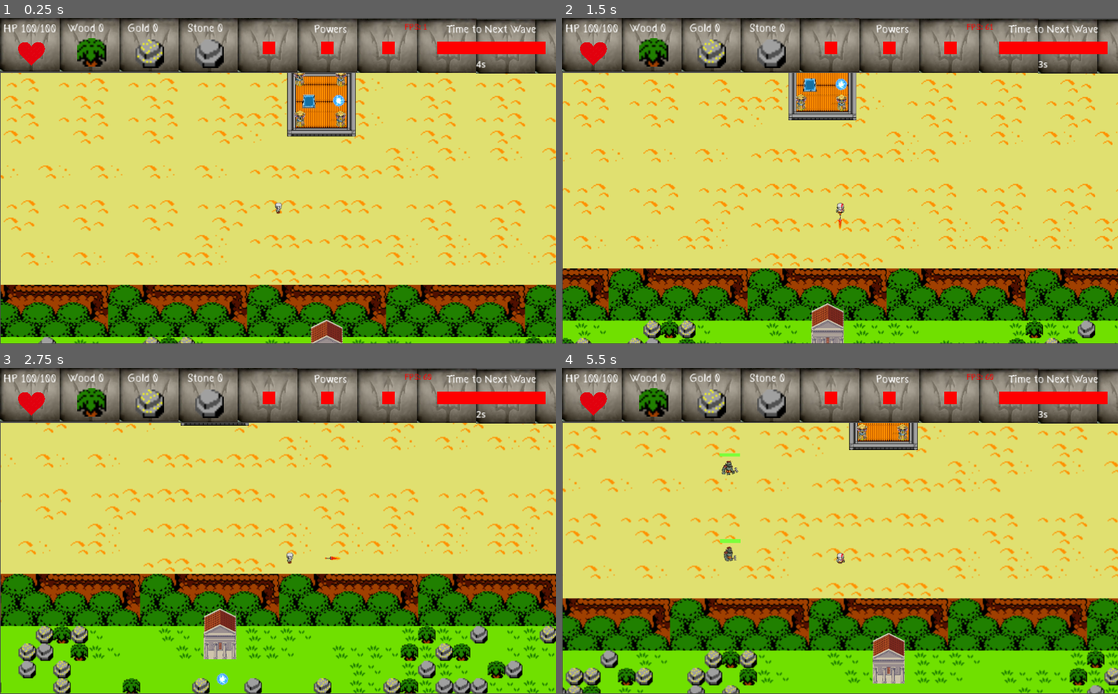
Above: before the commit, frames 1-4 (two rows, left to right).
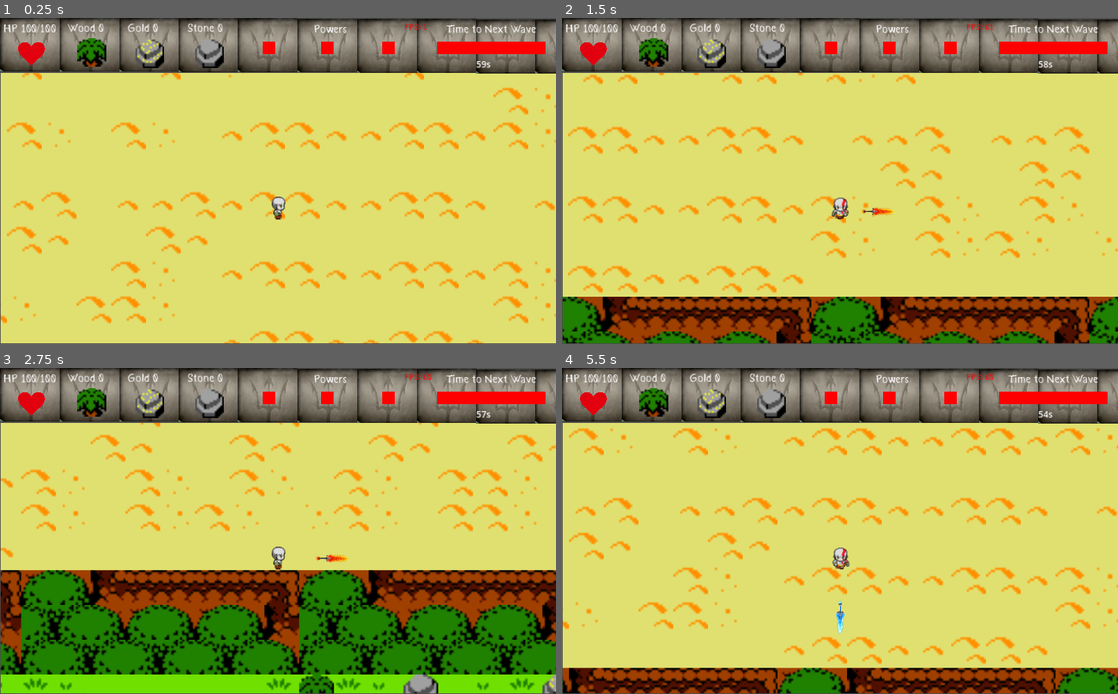
Above: after the commit, the same moments.

Repository: Christian2019/ProjetoAtenas
Game: Godot game, scene res://Scenes/MainScenes/Game_ViewPort.tscn
Two runs of this game, one before a commit and one after it. Both use one fixed random seed, a clock stepped at 60 frames per second and the inputs below. Sound files missing from this copy of the repository are replaced by a short silence.
Inputs:
- Up to frame 1 (0.25 s): no input
- Up to frame 2 (1.5 s): hold Right (Move_Right) 0.53-1.28 s; hold Q (Attack1) 0.53-1.28 s; hold Down (Move_Down) from 1.28 s (still down); tap Q (Attack1) at 1.35 s
- Up to frame 3 (2.75 s): release Down (Move_Down) at 2.03 s; hold Right (Move_Right) from 2.03 s (still down); hold Q (Attack1) from 2.03 s (still down); tap W (Attack2) at 2.1 s
- Up to frame 4 (5.5 s): release Right (Move_Right) at 2.78 s; release Q (Attack1) at 2.78 s; hold Up (Move_Up) 2.78-3.53 s; tap 1 (ChangeAttack1) at 2.85 s; tap Q (Attack1) at 3.05, 4.55 s; hold Q (Attack1) 3.53-4.28 s; hold Left (Move_Left) 3.53-5.03 s; tap R (Dash) at 3.6 s; tap E (Turret) at 4.35 s; hold Down (Move_Down) from 5.03 s (still down); hold Q (Attack1) from 5.03 s (still down); tap T (Ultimate) at 5.1 s

The runs differ from the first frame. In frame 1, 28% of the frame differs, in the area x 0-100%, y 13-100%; in frame 2, 31%; in frame 3, 36%; in frame 4, 37%.

Commit message:
atque 1 acompanha o player, collison algoritmo do contra adaptado

Diff:
--- a/Scenes/Game/Game.tscn
+++ b/Scenes/Game/Game.tscn
@@ -18,6 +18,21 @@
 
 [sub_resource type="RectangleShape2D" id="RectangleShape2D_t4cda"]
 size = Vector2(254, 254)
+
+[sub_resource type="RectangleShape2D" id="RectangleShape2D_mcbql"]
+size = Vector2(2565, 196)
+
+[sub_resource type="RectangleShape2D" id="RectangleShape2D_0ndam"]
+size = Vector2(2437, 4732)
+
+[sub_resource type="RectangleShape2D" id="RectangleShape2D_ac2oe"]
+size = Vector2(3152, 2751)
+
+[sub_resource type="RectangleShape2D" id="RectangleShape2D_1cg8r"]
+size = Vector2(8122, 1516.25)
+
+[sub_resource type="RectangleShape2D" id="RectangleShape2D_7pbkn"]
+size = Vector2(5764.5, 1939.25)
 
 [node name="Game" type="Node2D"]
 script = ExtResource("1_ff1wb")
@@ -61,7 +76,7 @@
 position = Vector2(1330, 992)
 
 [node name="Portal2" parent="Center/Portals" instance=ExtResource("8_rpnsu")]
-position = Vector2(1289, 2058)
+position = Vector2(1156, 1901)
 
 [node name="Pool" parent="Center" instance=ExtResource("9_iifxh")]
 position = Vector2(1252, 604)
@@ -96,4 +111,26 @@
 [node name="Projectiles" type="Node2D" parent="."]
 
 [node name="Temple" parent="." instance=ExtResource("10_v6y37")]
-position = Vector2(1317, 1501)
+position = Vector2(1317, 1637)
+
+[node name="BockedAreas" type="Area2D" parent="."]
+
+[node name="CenterOfTheMap" type="CollisionShape2D" parent="BockedAreas"]
+position = Vector2(1277.5, 1377)
+shape = SubResource("RectangleShape2D_mcbql")
+
+[node name="LeftEdge" type="CollisionShape2D" parent="BockedAreas"]
+position = Vector2(-1222.5, 2361)
+shape = SubResource("RectangleShape2D_0ndam")
+
+[node name="RightEdge" type="CollisionShape2D" parent="BockedAreas"]
+position = Vector2(4137, 1371)
+shape = SubResource("RectangleShape2D_ac2oe")
+
+[node name="UpEdge" type="CollisionShape2D" parent="BockedAreas"]
+position = Vector2(1644, -757.875)
+shape = SubResource("RectangleShape2D_1cg8r")
+
+[node name="DownEdge" type="CollisionShape2D" parent="BockedAreas"]
+position = Vector2(2827.75, 3726.38)
+shape = SubResource("RectangleShape2D_7pbkn")
--- a/Scenes/Game/player.tscn
+++ b/Scenes/Game/player.tscn
@@ -1,8 +1,9 @@
-[gd_scene load_steps=25 format=3 uid="uid://cq8fbkkwauxoo"]
+[gd_scene load_steps=34 format=3 uid="uid://cq8fbkkwauxoo"]
 
 [ext_resource type="Script" path="res://Scripts/player.gd" id="1_0mv22"]
 [ext_resource type="Texture2D" uid="uid://dgo7fp55j5bmt" path="res://Assets/Images/Player/kratos_by_wrriter_d2wrdvq-fullview.png" id="2_87jvl"]
 [ext_resource type="Texture2D" uid="uid://be0jxocrlx0v4" path="res://Assets/Images/Player/cutAnimation.png" id="3_m0ngc"]
+[ext_resource type="Texture2D" uid="uid://dq86388qxvwk" path="res://Assets/Images/Player/axe_spin_spritesheet.png" id="4_n0xky"]
 
 [sub_resource type="AtlasTexture" id="AtlasTexture_dbqgp"]
 atlas = ExtResource("2_87jvl")
@@ -147,6 +148,38 @@
 atlas = ExtResource("3_m0ngc")
 region = Rect2(1045, 0, 209, 259)
 
+[sub_resource type="AtlasTexture" id="AtlasTexture_lgflb"]
+atlas = ExtResource("4_n0xky")
+region = Rect2(0, 0, 148, 148)
+
+[sub_resource type="AtlasTexture" id="AtlasTexture_bohqw"]
+atlas = ExtResource("4_n0xky")
+region = Rect2(148, 0, 148, 148)
+
+[sub_resource type="AtlasTexture" id="AtlasTexture_2p72t"]
+atlas = ExtResource("4_n0xky")
+region = Rect2(296, 0, 148, 148)
+
+[sub_resource type="AtlasTexture" id="AtlasTexture_o1pda"]
+atlas = ExtResource("4_n0xky")
+region = Rect2(444, 0, 148, 148)
+
+[sub_resource type="AtlasTexture" id="AtlasTexture_nel51"]
+atlas = ExtResource("4_n0xky")
+region = Rect2(592, 0, 148, 148)
+
+[sub_resource type="AtlasTexture" id="AtlasTexture_lxnrf"]
+atlas = ExtResource("4_n0xky")
+region = Rect2(740, 0, 148, 148)
+
+[sub_resource type="AtlasTexture" id="AtlasTexture_6n8n8"]
+atlas = ExtResource("4_n0xky")
+region = Rect2(888, 0, 148, 148)
+
+[sub_resource type="AtlasTexture" id="AtlasTexture_5eptj"]
+atlas = ExtResource("4_n0xky")
+region = Rect2(1036, 0, 148, 148)
+
 [sub_resource type="SpriteFrames" id="SpriteFrames_pwiwe"]
 animations = [{
 "frames": [{
@@ -177,6 +210,38 @@
 "loop": true,
 "name": &"Atack",
 "speed": 30.0
+}, {
+"frames": [{
+"duration": 1.0,
+"texture": null
+}, {
+"duration": 1.0,
+"texture": SubResource("AtlasTexture_lgflb")
+}, {
+"duration": 1.0,
+"texture": SubResource("AtlasTexture_bohqw")
+}, {
+"duration": 1.0,
+"texture": SubResource("AtlasTexture_2p72t")
+}, {
+"duration": 1.0,
+"texture": SubResource("AtlasTexture_o1pda")
+}, {
+"duration": 1.0,
+"texture": SubResource("AtlasTexture_nel51")
+}, {
+"duration": 1.0,
+"texture": SubResource("AtlasTexture_lxnrf")
+}, {
+"duration": 1.0,
+"texture": SubResource("AtlasTexture_6n8n8")
+}, {
+"duration": 1.0,
+"texture": SubResource("AtlasTexture_5eptj")
+}],
+"loop": false,
+"name": &"Axe",
+"speed": 10.0
 }]
 
 [sub_resource type="RectangleShape2D" id="RectangleShape2D_5b8iw"]
@@ -193,8 +258,7 @@
 position = Vector2(0, 5.68434e-14)
 scale = Vector2(0.241627, 0.241627)
 sprite_frames = SubResource("SpriteFrames_pwiwe")
-animation = &"Atack"
-frame_progress = 0.835195
+animation = &"Axe"
 
 [node name="Body" type="Area2D" parent="."]
 
--- a/Scenes/Game/quadrant.tscn
+++ b/Scenes/Game/quadrant.tscn
@@ -47,7 +47,7 @@
 position = Vector2(32, 32)
 scale = Vector2(4, 4)
 sprite_frames = SubResource("SpriteFrames_kmr3q")
-animation = &"wood"
+animation = &"gold"
 
 [node name="ColorRect" type="ColorRect" parent="."]
 visible = false
--- a/Scenes/MainScenes/Game_ViewPort.tscn
+++ b/Scenes/MainScenes/Game_ViewPort.tscn
@@ -28,7 +28,6 @@
 [node name="Game" parent="SubViewportContainer/SubViewport" instance=ExtResource("1_no1qw")]
 
 [node name="Camera2D" type="Camera2D" parent="SubViewportContainer/SubViewport"]
-zoom = Vector2(0.5, 0.5)
 script = ExtResource("2_ah0pv")
 
 [node name="HUD" parent="." instance=ExtResource("3_agpu4")]
--- a/Scripts/Classes/Warrior/Warrior_Attack1.gd
+++ b/Scripts/Classes/Warrior/Warrior_Attack1.gd
@@ -3,7 +3,7 @@
 #->Determinado pelo player
 #Pode ser N,S,W,E,NE,NW,SE,SW
 var direction = "E"
-var playerSpeed=0
+var relativePosition= Vector2(0,0)
 
 #Dano por frame (respeitando nextHitDelay)
 var damage = 10
@@ -29,7 +29,6 @@
 var reverseOrder=false
 
 var attacktype=0
-
 
 func _ready():
 	Global.timerCreator("destroy",max_duration,[],self)
@@ -100,30 +99,31 @@
 
 func move():
 	if reverseOrder:
-		var dx = (speed+playerSpeed)*cos(get_angle_to(Global.player.global_position))
-		var dy = (speed+playerSpeed)*sin(get_angle_to(Global.player.global_position))
-		position+=Vector2(dx,dy)
-		return
+		var dx = (speed)*cos(get_angle_to(Global.player.global_position))
+		var dy = (speed)*sin(get_angle_to(Global.player.global_position))
+		relativePosition+=Vector2(dx,dy)
+	else:
+		var speedModifier=1
+		#Corrigi a velocidade na diagonal
+		if direction=="NE" or direction=="NW" or direction=="SE" or direction=="SW":
+			speedModifier=1/(2**0.5)
 
-	var speedModifier=1
-	#Corrigi a velocidade na diagonal
-	if direction=="NE" or direction=="NW" or direction=="SE" or direction=="SW":
-		speedModifier=1/(2**0.5)
+		#Y+
+		if direction=="SE" or direction=="S" or direction=="SW":
+			relativePosition.y+=(speed)*speedModifier
+		#Y-
+		if direction=="NE" or direction=="N" or direction=="NW":
+			relativePosition.y-=(speed)*speedModifier
 
-	#Y+
-	if direction=="SE" or direction=="S" or direction=="SW":
-		global_position.y+=(speed+playerSpeed)*speedModifier
-	#Y-
-	if direction=="NE" or direction=="N" or direction=="NW":
-		global_position.y-=(speed+playerSpeed)*speedModifier
+		#X+
+		if direction=="SE" or direction=="E" or direction=="NE":
+			relativePosition.x+=(speed)*speedModifier
 
-	#X+
-	if direction=="SE" or direction=="E" or direction=="NE":
-		global_position.x+=(speed+playerSpeed)*speedModifier
+		#X-
+		if direction=="SW" or direction=="W" or direction=="NW":
+			relativePosition.x-=(speed)*speedModifier
 
-	#X-
-	if direction=="SW" or direction=="W" or direction=="NW":
-		global_position.x-=(speed+playerSpeed)*speedModifier
+	global_position= Global.player.global_position+relativePosition
 
 func _on_area_2d_area_entered(area):
 	if area.get_parent().get_parent().name == "Enemies":
--- a/Scripts/Global.gd
+++ b/Scripts/Global.gd
@@ -18,3 +18,46 @@
 func doAction(node,functionName,parameters):
 	if is_instance_valid(node) and !node.is_queued_for_deletion():
 		node.callv(functionName,parameters)
+
+#Usado para testar colisoes recebe
+
+
+
+func areaBoxCollision(object,objectTryPosition,area2d,blockedAreas):
+	var objectCollisionShape=getBoxCollision(object,objectTryPosition,area2d)
+	var center
+	var extents
+	for index in range(blockedAreas.size()):
+		if !is_instance_valid(blockedAreas[index]):
+			blockedAreas[index]=null
+			continue
+		center= {"x":blockedAreas[index].global_position.x,"y":blockedAreas[index].global_position.y}
+		extents={"x":blockedAreas[index].shape.extents.x*blockedAreas[index].global_scale.x,"y":blockedAreas[index].shape.extents.y*blockedAreas[index].global_scale.y}
+		if squareCollision(objectCollisionShape.center,objectCollisionShape.extents,center,extents):
+			return true
+	return false
+
+func getBoxCollision(object,objectPosition,area2d):
+		var center= {"x":(objectPosition.x+area2d.get_children()[0].position.x*object.scale.x),"y":(objectPosition.y+area2d.get_children()[0].position.y*object.scale.y)}
+		var extents= {"x":area2d.get_children()[0].shape.extents.x*object.scale.x,"y":area2d.get_children()[0].shape.extents.y*object.scale.y}
+		return {"center":center,"extents":extents}
+
+func squareCollision(centerA,extentsA,centerB,extentsB):
+	if (insideInterval((centerA.x-extentsA.x),(centerB.x-extentsB.x),(centerB.x+extentsB.x)) or
+	insideInterval((centerA.x+extentsA.x) ,(centerB.x-extentsB.x),(centerB.x+extentsB.x)) or
+	insideInterval((centerB.x-extentsB.x), (centerA.x-extentsA.x),(centerA.x+extentsA.x)) or
+	insideInterval((centerB.x+extentsB.x) ,(centerA.x-extentsA.x),(centerA.x+extentsA.x))
+	):
+		if (insideInterval((centerA.y-extentsA.y), (centerB.y-extentsB.y),(centerB.y+extentsB.y)) or
+		insideInterval((centerA.y+extentsA.y), (centerB.y-extentsB.y),(centerB.y+extentsB.y)) or
+		insideInterval((centerB.y-extentsB.y), (centerA.y-extentsA.y),(centerA.y+extentsA.y)) or
+		insideInterval((centerB.y+extentsB.y), (centerA.y-extentsA.y),(centerA.y+extentsA.y))
+		):
+			return true
+	return false
+
+func insideInterval(a,b,c):
+	if a>=b and a<=c:
+		return true
+	else:
+		return false
--- a/Scripts/Portal.gd
+++ b/Scripts/Portal.gd
@@ -21,6 +21,7 @@
 		get_parent().get_child(i).canTeleport=!get_parent().get_child(i).canTeleport
 
 func sendToTeleport(child):
+	player.farming= !player.farming
 	player.global_position = get_parent().get_child(child).global_position
 
 
--- a/Scripts/SoundController.gd
+++ b/Scripts/SoundController.gd
@@ -2,7 +2,7 @@
 
 var waveMusicPlaying = false
 
-var transitionTime = 10
+var transitionTime = 5
 
 func startBattleMusic():
 	$WaveMusic.playing=true
--- a/Scripts/WaveController.gd
+++ b/Scripts/WaveController.gd
@@ -1,9 +1,9 @@
 extends Node2D
 
-var startTimer = 5
+var startTimer = 60
 var timer = startTimer
 
-var battleTimer = startTimer
+var battleTimer = startTimer/2
 var peaceTimer = startTimer
 
 var battleTime=false
@@ -33,7 +33,7 @@
 
 func battleStart():
 	battleTime=true
-	timer = startTimer
+	timer = battleTimer
 	soundController.startBattleMusic()
 	passTime()
 	createEnemies()
--- a/Scripts/player.gd
+++ b/Scripts/player.gd
@@ -1,6 +1,6 @@
 extends Node2D
 ##Stats
-var move_Speed = 5
+var move_Speed = 10
 var attack_Speed = 1 ## precisa ser >0
 
 var playerClass = PreLoads.warrior
@@ -40,6 +40,8 @@
 var closerQuadrant
 #{vector2,index}
 
+var farming =false
+
 func _ready():
 	$Animation.play("Right")
 
@@ -57,7 +59,7 @@
 	commandController()
 	getCloserQuadrant()
 	debug()
-	#mining()
+	mining()
 	#contruction()
 func debug():
 	if Input.is_action_just_pressed("ChangeAttack1"):
@@ -67,6 +69,8 @@
 
 func commandController():
 	moveController()
+	if (farming):
+		return
 	attack1Controller()
 	attack2Controller()
 	turretController()
@@ -97,8 +101,6 @@
 		get_parent().get_node("Projectiles").add_child(attackInstance)
 		attackInstance.global_position=global_position
 		attackInstance.direction=lastMovement
-		if ($Animation.is_playing()):
-			attackInstance.playerSpeed=move_Speed
 
 func attack2Controller():
 	if (Input.is_action_just_pressed("Attack2")):
@@ -124,6 +126,9 @@
 
 
 func mining():
+	if (!farming):
+		return
+
 	if Input.is_action_pressed("Attack1"):
 		if (playerRight):
 			$CutAnimation.flip_h=false
@@ -181,20 +186,53 @@
 			speedModifier=1/(2**0.5)
 
 	if Input.is_action_pressed("Move_Down"):
-		position.y+=move_Speed*speedModifier
+		#position.y+=move_Speed*speedModifier
+		tryToMove(0,move_Speed*speedModifier)
 	elif Input.is_action_pressed("Move_Up"):
-		position.y-=move_Speed*speedModifier
+		#position.y-=move_Speed*speedModifier
+		tryToMove(0,move_Speed*speedModifier*(-1))
 	if Input.is_action_pressed("Move_Right"):
 		playerRight=true
-		position.x+=move_Speed*speedModifier
+		#position.x+=move_Speed*speedModifier
+		tryToMove(move_Speed*speedModifier,0)
 	elif Input.is_action_pressed("Move_Left"):
 		playerRight=false
-		position.x-=move_Speed*speedModifier
+		#position.x-=move_Speed*speedModifier
+		tryToMove(move_Speed*speedModifier*(-1),0)
+
 
 	lastMoveController()
 
+func tryToMove(speedX,speedY):
+	var topSpeed = 150
+	if (abs(speedX)>topSpeed):
+		speedX=speedX*topSpeed/abs(speedX)
+	if (abs(speedY)>topSpeed):
+		speedY=speedY*topSpeed/abs(speedY)
+
+	var nextTryPosition = Vector2(position.x+speedX,position.y+speedY)
+	if (!Global.areaBoxCollision(self,nextTryPosition,$Body,Global.Game.get_node("BockedAreas").get_children())):
+		position.y+=speedY
+		position.x+=speedX
+	else:
+		#Faz o movimento limitando a velocidade para que encaixe perfeitamente
+
+		var testSpeedStep=0.01
+		var testSpeedValue=testSpeedStep
+		nextTryPosition = Vector2(position.x+speedX*testSpeedValue,position.y+speedY*testSpeedValue)
+
+		while (!Global.areaBoxCollision(self,nextTryPosition,$Body,Global.Game.get_node("BockedAreas").get_children())):
+			testSpeedValue+=testSpeedStep
+			nextTryPosition = Vector2(position.x+speedX*testSpeedValue,position.y+speedY*testSpeedValue)
+
+		testSpeedValue-=testSpeedStep
+		position.y+=speedY*testSpeedValue
+		position.x+=speedX*testSpeedValue
+
+
 
 func lastMoveController():
+
 	if Input.is_action_pressed("Move_Down"):
 		lastMovement="S"
 		if Input.is_action_pressed("Move_Right"):
--- a/Scripts/quadrant.gd
+++ b/Scripts/quadrant.gd
@@ -26,6 +26,9 @@
 	if (area.get_parent().name=="Player"):
 		area.get_parent().contactQuadrants.append(self)
 
+	if (area.get_parent().name=="Temple"):
+		visible=false
+
 
 
 func _on_area_exited(area):
Binary file added: Assets/Images/Player/axe_spin_spritesheet.png
Not shown, added: Assets/Images/Player/axe_spin_spritesheet.png.import
Not shown: 1 places in Scenes/Game/Game.tscn that only renumber resources
